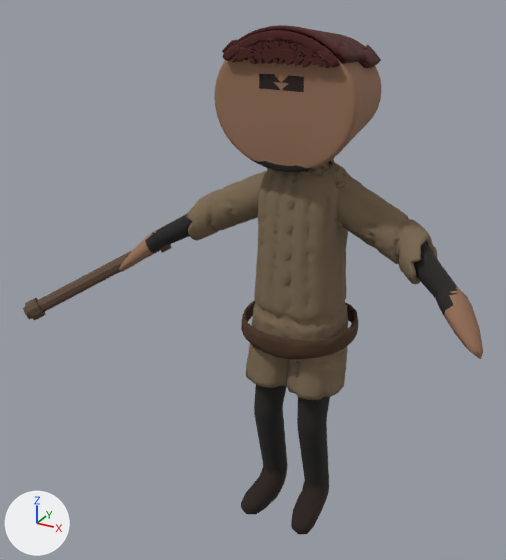
What one commit did to the glTF model records/cook3/rig/thug.glb.
Before and after are seen from a camera (50 mm lens) standing at (0.804, -1.765, 1.652) and looking at (-0.118, -0.087, 0.813). The axes (+X, +Y, +Z) are drawn at lower left. The lights are the same throughout. The first picture is the older version. Where no turn or scale is listed for an object, it has been applied to the vertices.

Names of what the first picture shows: 'Cesium_Man', 'thug_belt', 'thug_cap', 'thug_cap_brim', 'thug_gambeson', 'thug_pipe'.
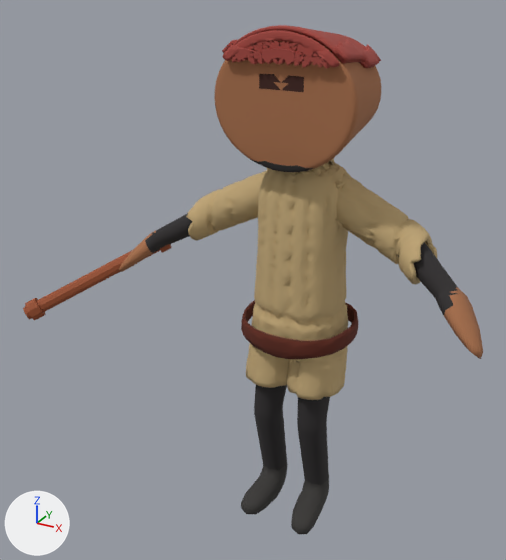
The change, as JSON lines over the scene's bpy script:
```json
{"op": "set", "path": "mat_thug_cap.base_color", "old": "(0.0685, 0.0116, 0.00913)", "new": "(0.366, 0.063, 0.0497)", "note": "dark red #4a1c18 -> red #a3473f"}
{"op": "set", "path": "mat_thug_gambeson.base_color", "old": "(0.202, 0.144, 0.0844)", "new": "(0.539, 0.392, 0.188)", "note": "brown #7c6a52 -> brown #c2a878"}
{"op": "set", "path": "mat_thug_pipe.base_color", "old": "(0.107, 0.0612, 0.0369)", "new": "(0.323, 0.0782, 0.0252)", "note": "brown #5c4636 -> brown #9a4f2c"}
```

Pixel boxes (x1, y1, x2, y2) of what changed, in the pictures (506 x 560 px):
```json
{"object": "thug_gambeson", "change": "recoloured", "before": [186, 158, 437, 400], "after": [186, 158, 437, 400], "on screen": "lighter"}
{"object": "thug_cap", "change": "recoloured", "before": [231, 25, 374, 68], "after": [231, 25, 374, 68], "on screen": "dark red to red"}
{"object": "thug_cap_brim", "change": "recoloured", "before": [222, 39, 381, 69], "after": [222, 39, 381, 69], "on screen": "dark red to red"}
{"object": "thug_pipe", "change": "recoloured", "before": [23, 244, 172, 320], "after": [23, 244, 172, 320]}
```
